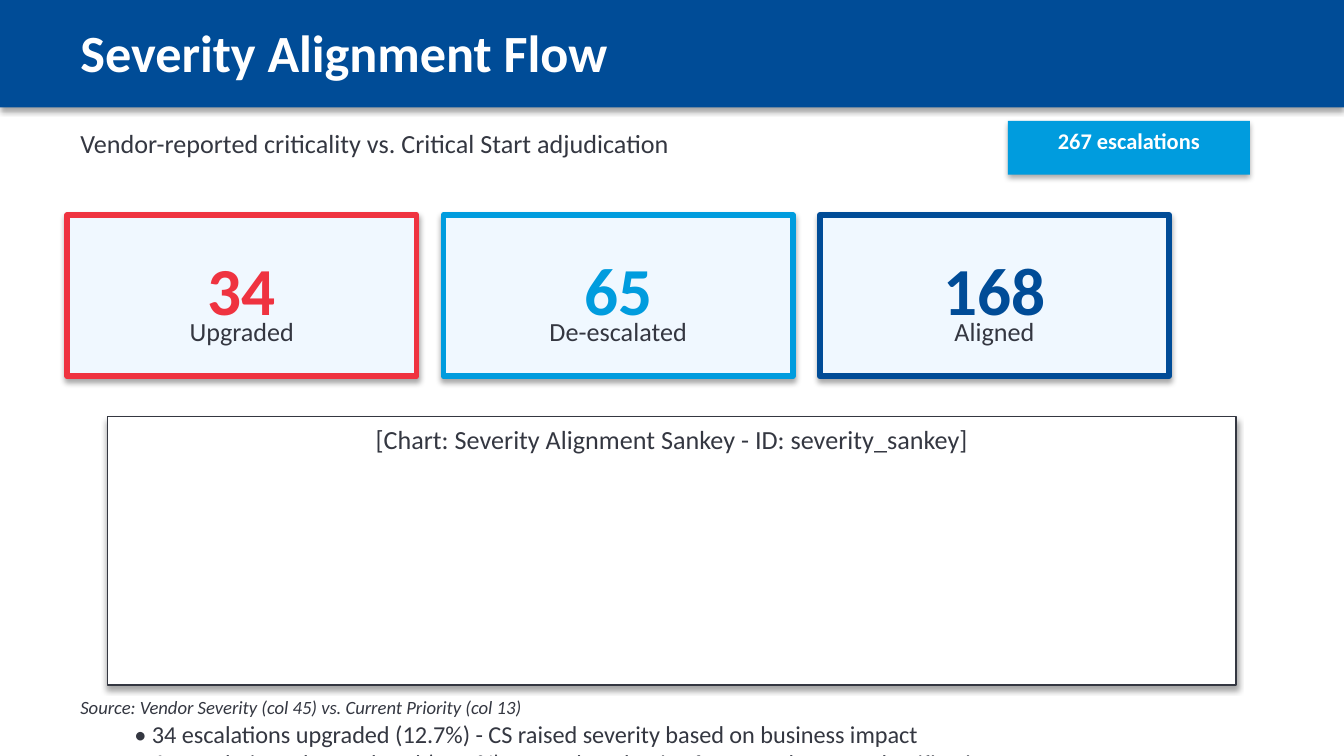
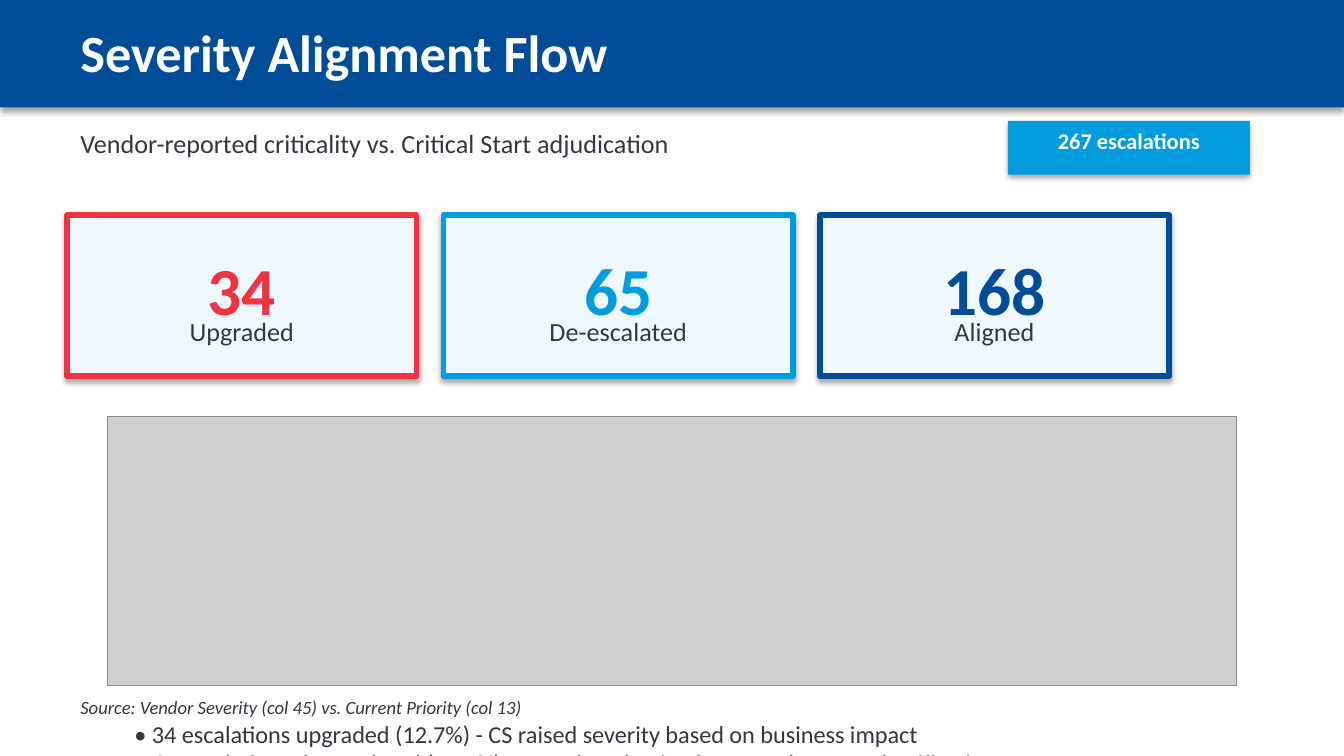
Before and after one commit to peregr956/Escalation-Details-Report, a slide deck: slide 11 of output/escalation_report_2025-12-19.pptx. Drawn at 1344x756 pixels with LibreOffice and Linux fonts; fonts in the diff are those of the drawing; grey boxes stand for pictures. Boxes give left, top, right and bottom in pixels: in the first picture for what was removed or moved away, otherwise in the second. Text is boxed around its words. In the diff, an @@ line names an element or a change of style, - is before the commit and + after.

Commit message:
Remove the PowerPoint generation guide and enhance image insertion logic in the presentation generator to preserve aspect ratio. Update logging for better clarity on image dimensions during insertion.

```diff
--- a/output/escalation_report_2025-12-19.pptx
+++ b/output/escalation_report_2025-12-19.pptx
@@ rectangle removed at bbox=[108, 417, 1236, 685] @@
-[Chart: Severity Alignment Sankey - ID: severity_sankey]
@@ picture added at bbox=[108, 417, 1236, 685] @@
```
Also in this commit, not shown: 2 other slides changed, 3 other files.
